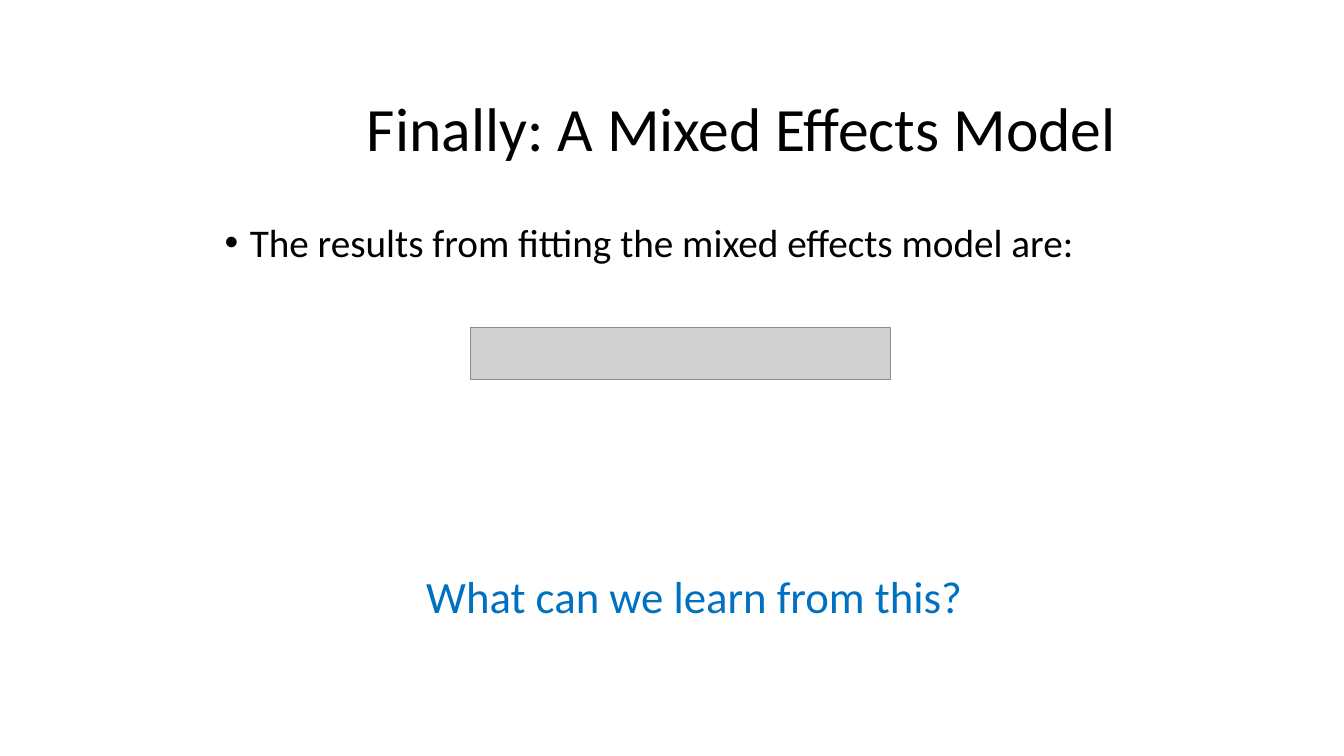
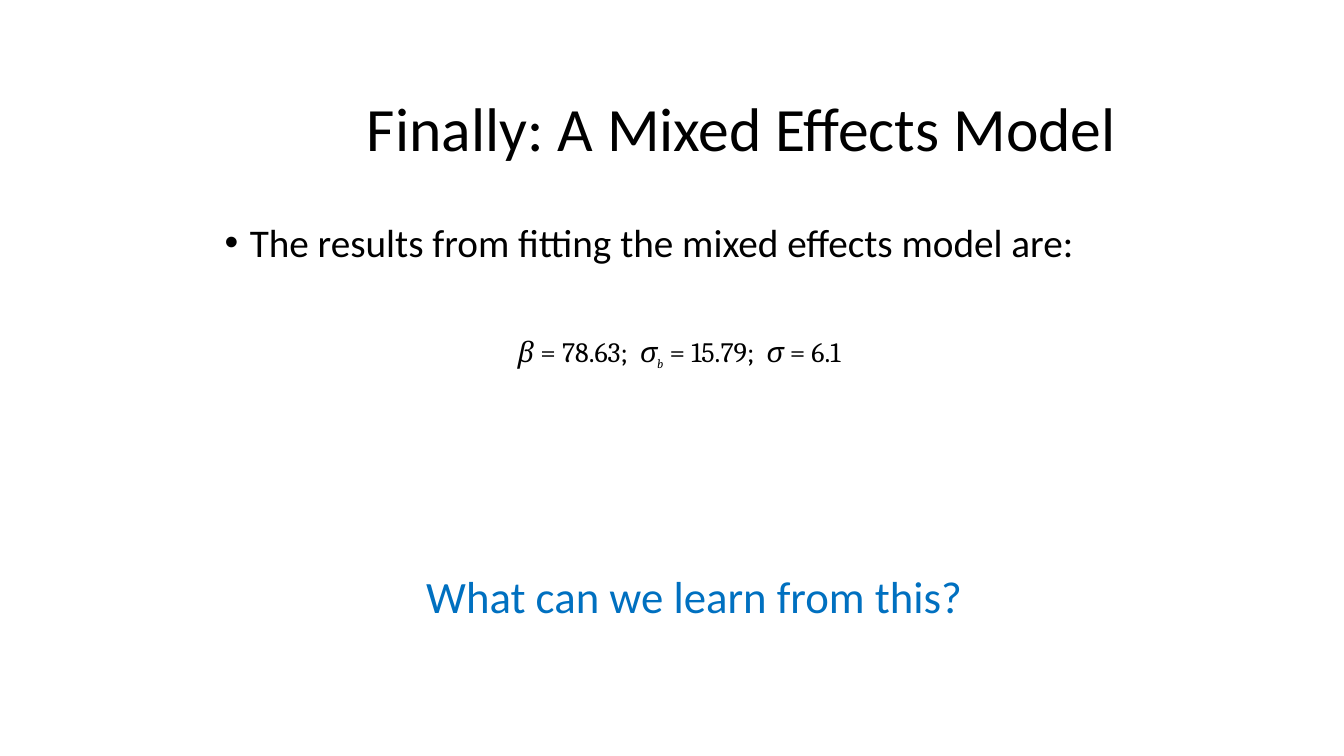
Before and after one commit to taaltree/FW536, a slide deck: slide 10 of Day3_MixedModels_ModelSelection/FW536_Day3_Morning_mixed effects_accessible.pptx. Drawn at 1344x756 pixels with LibreOffice and Linux fonts; fonts in the diff are those of the drawing; grey boxes stand for pictures. Boxes give left, top, right and bottom in pixels: in the first picture for what was removed or moved away, otherwise in the second. Text is boxed around its words. In the diff, an @@ line names an element or a change of style, - is before the commit and + after.

```diff
--- a/Day3_MixedModels_ModelSelection/FW536_Day3_Morning_mixed effects_accessible.pptx
+++ b/Day3_MixedModels_ModelSelection/FW536_Day3_Morning_mixed effects_accessible.pptx
@@ picture removed at [471,328,891,379] @@
@@ text added at [517,340,840,369], 20 pt, text #000000 @@
+β = 78.63; σb = 15.79; σ = 6.1
```
Also in this commit, not shown: 4 other slides changed, 5 slides added, 5 slides removed.
